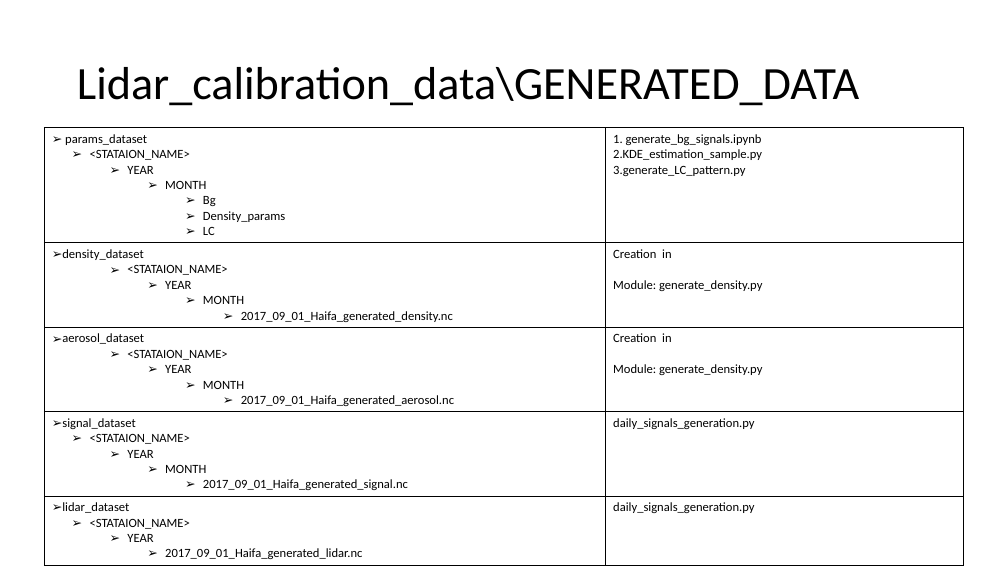
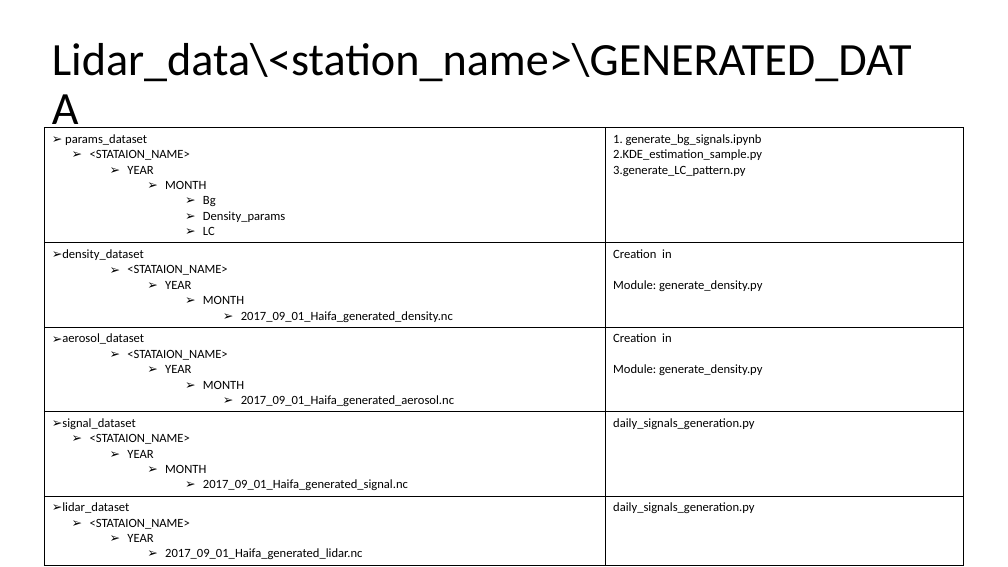
Before and after one commit to Addalin/pyALiDAn, a slide deck: slide 5 of Paths_lidar_learning.pptx. Drawn at 1008x567 pixels with LibreOffice and Linux fonts; fonts in the diff are those of the drawing. Boxes give left, top, right and bottom in pixels: in the first picture for what was removed or moved away, otherwise in the second. Text is boxed around its words. In the diff, an @@ line names an element or a change of style, - is before the commit and + after.

```diff
--- a/Paths_lidar_learning.pptx
+++ b/Paths_lidar_learning.pptx
@@ title at (52,43,912,82): text changed @@
-Lidar_calibration_data\GENERATED_DATA
+Lidar_data\<station_name>\GENERATED_DATA
```
Also in this commit, not shown: 4 other slides changed.
